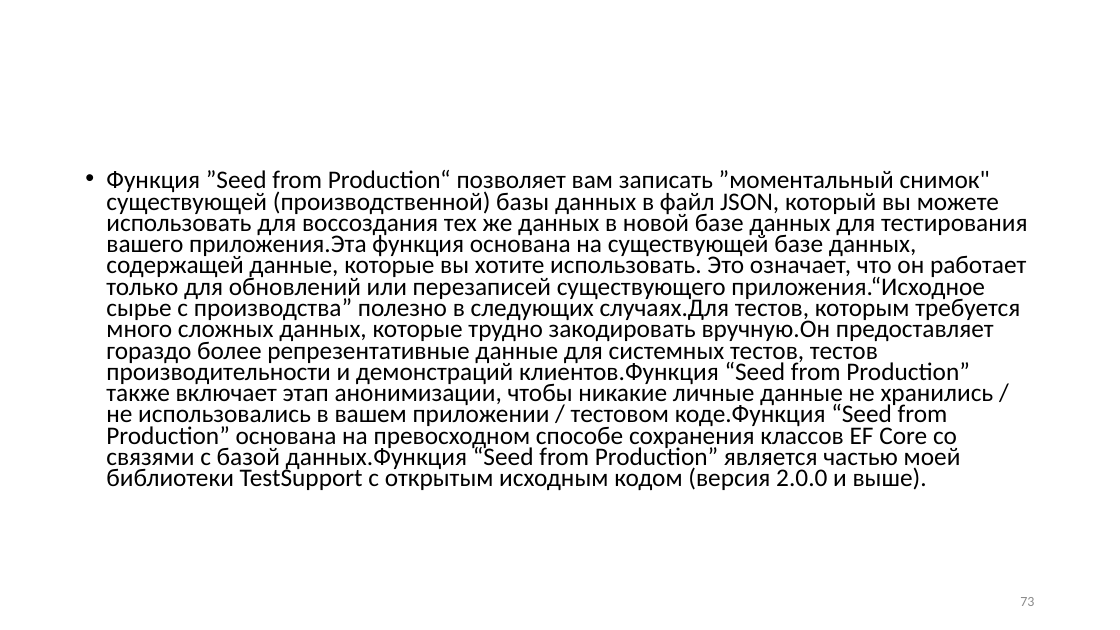
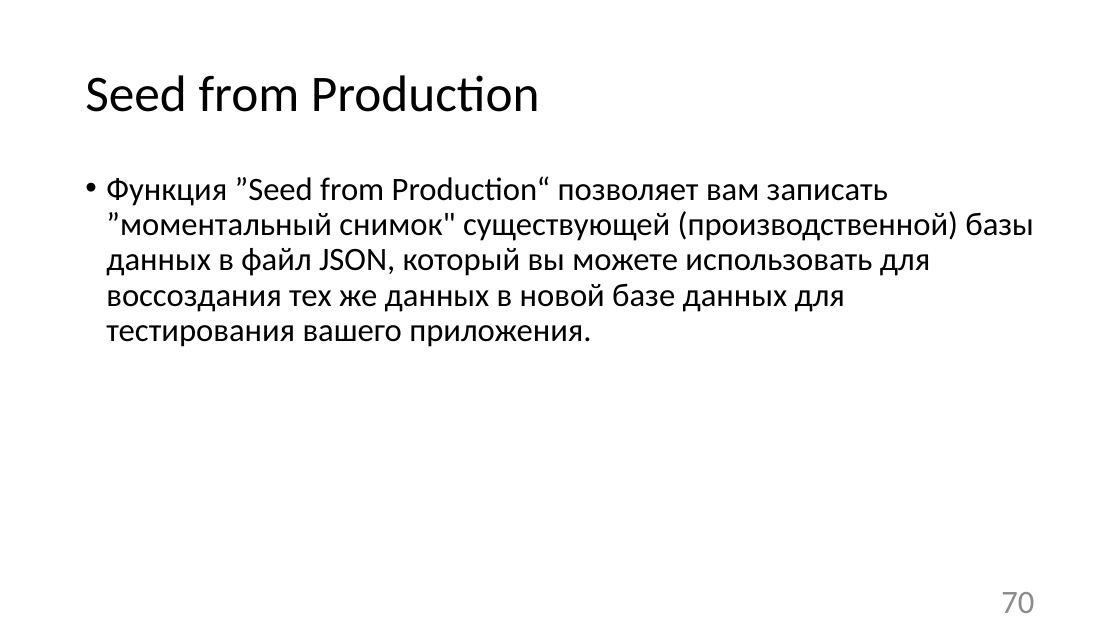
Before and after one commit to Sa1Gur/DbTest.Containers, a slide deck: slide 70 of DbaseTesting.pptx (slide 73 before the commit). Drawn at 1120x630 pixels with LibreOffice and Linux fonts; fonts in the diff are those of the drawing. Boxes give left, top, right and bottom in pixels: in the first picture for what was removed or moved away, otherwise in the second. Text is boxed around its words. In the diff, an @@ line names an element or a change of style, - is before the commit and + after.

```diff
--- a/DbaseTesting.pptx
+++ b/DbaseTesting.pptx
@@ title added at (85,75,540,112), 44 pt, text #000000 @@
+Seed from Production
@@ text at (106,176,1034,347): text changed; size 21.7 to 28 pt @@
-• Функция ”Seed from Production“ позволяет вам записать ”моментальный снимок" существующей (производственной) базы данных в файл JSON, который вы можете использовать для воссоздания тех же данных в новой базе данных для тестирования вашего приложения.Эта функция основана на существующей базе данных, содержащей данные, которые вы хотите использовать. Это означает, что он работает только для обновлений или перезаписей существующего приложения.“Исходное сырье с производства” полезно в следующих случаях.Для тестов, которым требуется много сложных данных, которые трудно закодировать вручную.Он предоставляет гораздо более репрезентативные данные для системных тестов, тестов производительности и демонстраций клиентов.Функция “Seed from Production” также включает этап анонимизации, чтобы никакие личные данные не хранились / не использовались в вашем приложении / тестовом коде.Функция “Seed from Production” основана на превосходном способе сохранения классов EF Core со связями с базой данных.Функция “Seed from Production” является частью моей библиотеки TestSupport с открытым исходным кодом (версия 2.0.0 и выше).
+• Функция ”Seed from Production“ позволяет вам записать ”моментальный снимок" существующей (производственной) базы данных в файл JSON, который вы можете использовать для воссоздания тех же данных в новой базе данных для тестирования вашего приложения.
@@ page number at (1001,592,1034,613): text changed; size 12 to 28 pt @@
-73
+70
```
Also in this commit, not shown: 31 other slides changed, 26 slides added, 18 slides removed, 9 other files.
